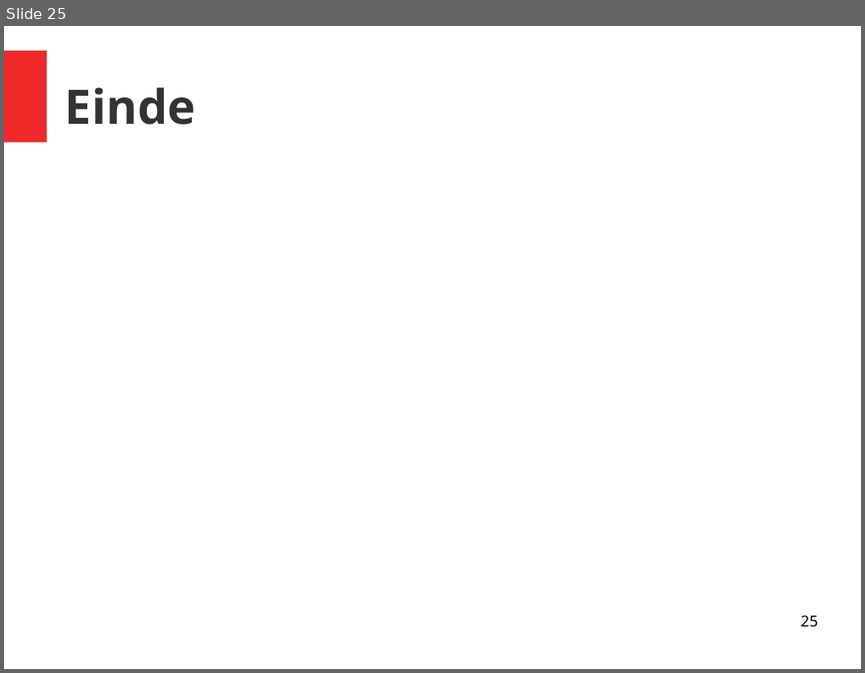
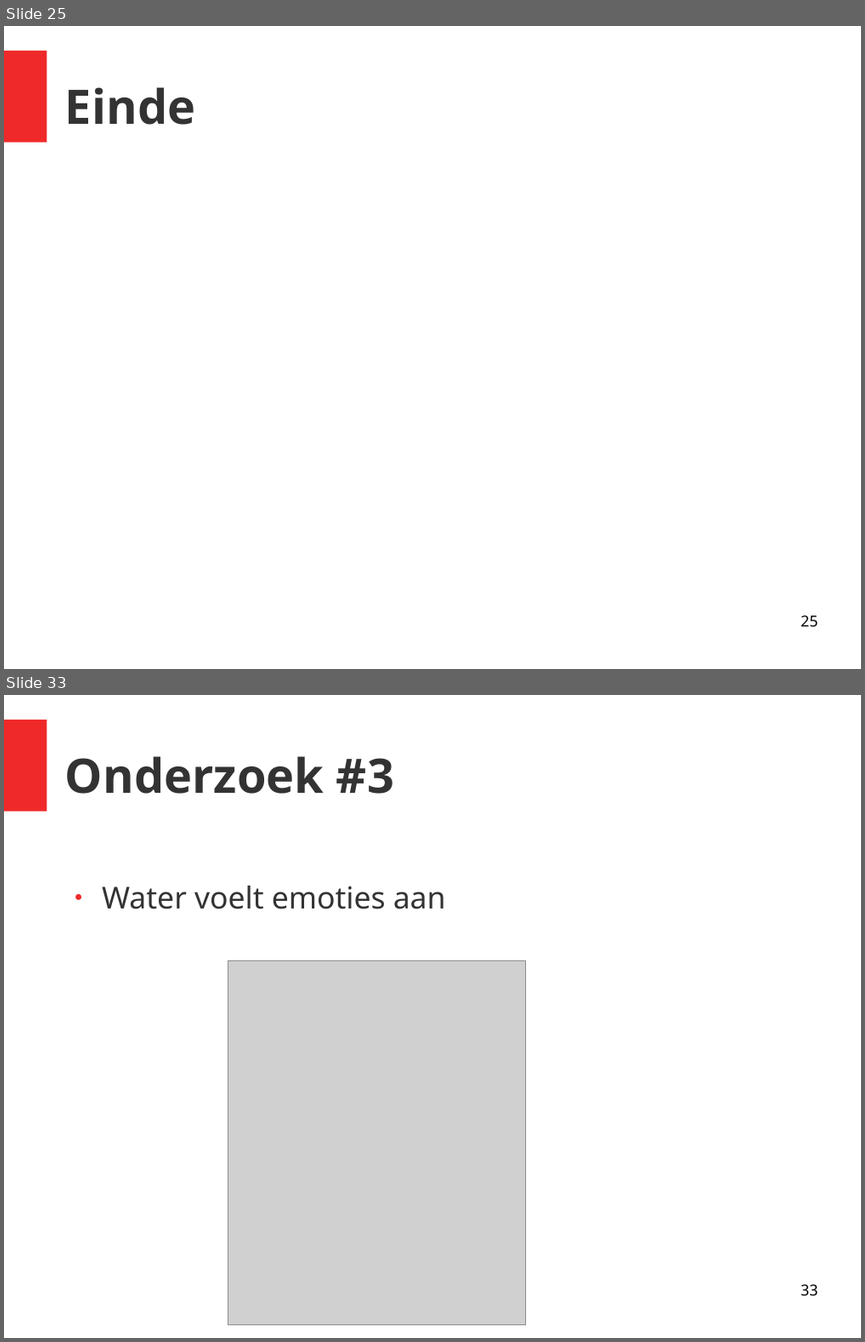
Before and after one commit to richelbilderbeek/gastles_petje_af_20201011, a slide deck: presentatie.odp. Shown one above the other, each under a label of ours: slide 25 before the commit, slides 25 and 33 after it; the slides between them are not shown. The pictures are 865x673 and 865x1342 pixels, drawn with LibreOffice and Linux fonts; fonts in the diff are those of the drawing; grey boxes stand for pictures. Boxes give left, top, right and bottom in pixels: in the first picture for what was removed or moved away, otherwise in the second. Text is boxed around its words. In the diff, an @@ line names an element or a change of style, - is before the commit and + after.

```diff
--- a/presentatie.odp
+++ b/presentatie.odp
@@ slide 33 added at [4, 695, 861, 1338], background #FFFFFF; not listed: 1 template element that a slide beside it also shows @@
@@ title added at [65, 756, 394, 794], 44 pt, text #333333, bold @@
+Onderzoek #3
@@ text added at [102, 885, 446, 909], 28 pt, text #333333 @@
+● Water voelt emoties aan
@@ picture added at [228, 960, 526, 1325] @@
@@ page number added at [800, 1284, 817, 1296], 14 pt, text #000000 @@
+33
```
Also in this commit, not shown: 5 slides changed, 5 other slides added, 1 slide removed, 3 other files.
